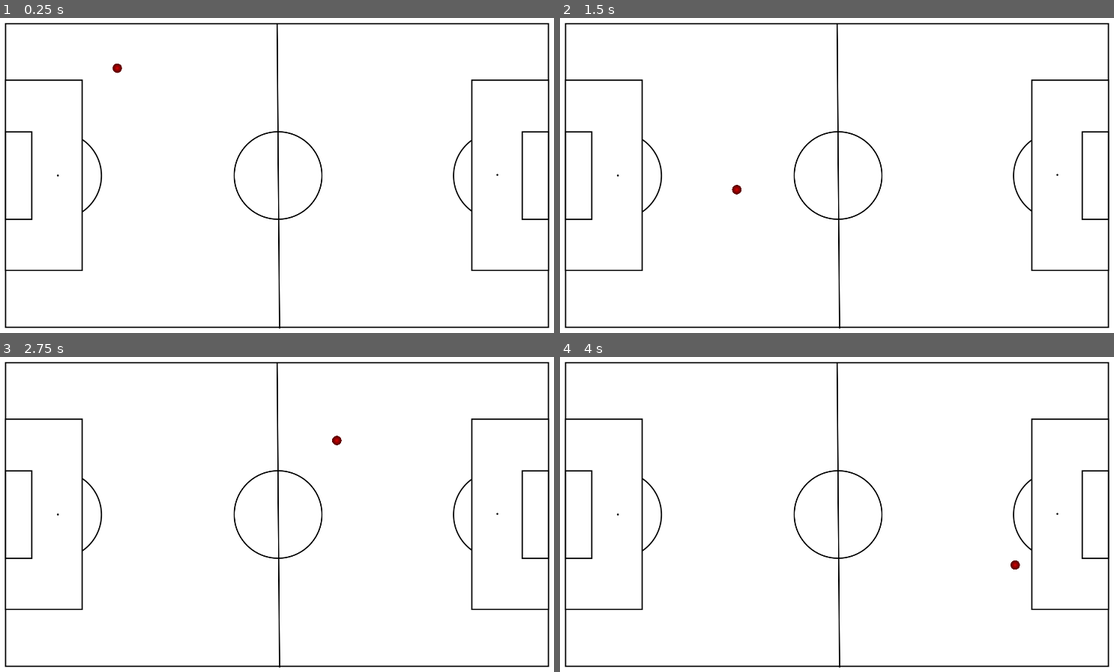
Above: before the commit, frames 1-4 (two rows, left to right).
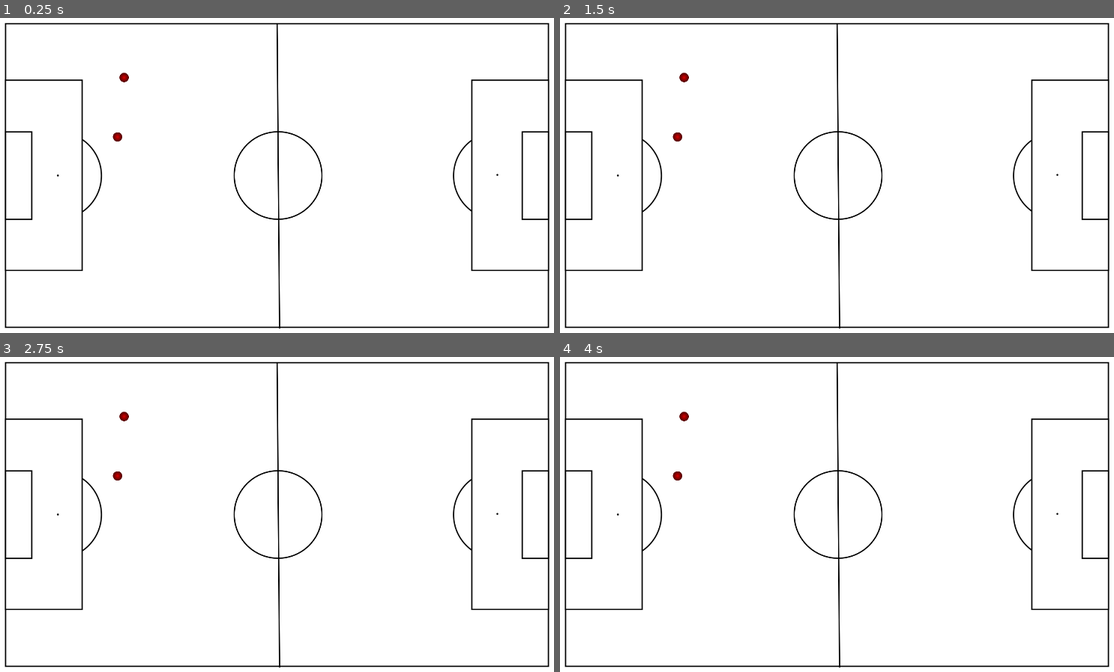
Above: after the commit, the same moments.

Repository: cdoss3/fc-board
Game: Godot game, scene res://scenes/main.tscn
Same seed, same stepped clock (60 frames per second), same inputs: the game is played once before the commit and once after it.
Inputs (mouse positions are in pixels of both pictures, inside the frame that each line leads up to):
- Up to frame 1 (0.25 s): no input
- Up to frame 2 (1.5 s): tap Enter at 0.5 s; move the mouse to (969, 159) at 0.52 s; press the mouse at (969, 159) at 0.53 s; move the mouse to (715, 191) at 1.27 s; release the mouse at (715, 191) at 1.28 s; click (715, 191) at 1.35 s
- Up to frame 3 (2.75 s): tap Space at 2 s; move the mouse to (337, 442) at 2.02 s; press the mouse at (337, 442) at 2.03 s
- Up to frame 4 (4 s): tap Enter at 2.75 s; move the mouse to (809, 580) at 2.77 s; release the mouse at (809, 580) at 2.78 s; click (809, 580) at 2.85 s; move the mouse to (1014, 564) at 3.52 s; press the mouse at (1014, 564) at 3.53 s

The runs differ from the first frame. In frame 1, 0.1% of the frame differs, in the area x 20-24%, y 14-40%; in frame 2, 0.1%; in frame 3, 0.1%; in frame 4, 0.1%.

Commit message:
added selection toggle to disks. added movement capabilities for selected disks

Diff:
--- a/project.godot
+++ b/project.godot
@@ -21,3 +21,16 @@
 window/size/viewport_height=1080
 window/size/mode=3
 window/size/borderless=true
+
+[input]
+
+left_click={
+"deadzone": 0.5,
+"events": [Object(InputEventMouseButton,"resource_local_to_scene":false,"resource_name":"","device":-1,"window_id":0,"alt_pressed":false,"shift_pressed":false,"ctrl_pressed":false,"meta_pressed":false,"button_mask":1,"position":Vector2(222, 11),"global_position":Vector2(231, 57),"factor":1.0,"button_index":1,"canceled":false,"pressed":true,"double_click":false,"script":null)
+]
+}
+
+[rendering]
+
+renderer/rendering_method="gl_compatibility"
+renderer/rendering_method.mobile="gl_compatibility"
--- /dev/null
+++ b/scenes/RedDiskv2.tscn
@@ -0,0 +1,17 @@
+[gd_scene load_steps=4 format=3 uid="uid://jy2ksiptdm5o"]
+
+[ext_resource type="Script" path="res://scripts/disk.gd" id="1_foq8g"]
+[ext_resource type="Texture2D" uid="uid://de2uajha5jdah" path="res://graphics/red_dot.png" id="2_5mh7p"]
+
+[sub_resource type="CircleShape2D" id="CircleShape2D_httaq"]
+radius = 108.19
+
+[node name="RedDiskv2" type="Area2D"]
+scale = Vector2(0.15, 0.15)
+script = ExtResource("1_foq8g")
+
+[node name="Sprite2D" type="Sprite2D" parent="."]
+texture = ExtResource("2_5mh7p")
+
+[node name="CollisionShape2D" type="CollisionShape2D" parent="."]
+shape = SubResource("CircleShape2D_httaq")
--- a/scenes/main.tscn
+++ b/scenes/main.tscn
@@ -1,13 +1,14 @@
-[gd_scene load_steps=4 format=3 uid="uid://c2wkxkmr7rai1"]
+[gd_scene load_steps=3 format=3 uid="uid://c2wkxkmr7rai1"]
 
 [ext_resource type="PackedScene" uid="uid://dm1dp5s33sp4e" path="res://background.tscn" id="1_h8v37"]
-[ext_resource type="PackedScene" uid="uid://dgw6ybbyqj83r" path="res://scenes/red_disk.tscn" id="2_xusar"]
-[ext_resource type="Script" path="res://scenes/red_disk.gd" id="3_5j2en"]
+[ext_resource type="PackedScene" uid="uid://jy2ksiptdm5o" path="res://scenes/RedDiskv2.tscn" id="4_rcdmk"]
 
 [node name="Main" type="Node"]
 
 [node name="Background" parent="." instance=ExtResource("1_h8v37")]
 
-[node name="RedDisk" parent="." instance=ExtResource("2_xusar")]
-position = Vector2(448, 195)
-script = ExtResource("3_5j2en")
+[node name="RedDisk1" parent="." instance=ExtResource("4_rcdmk")]
+position = Vector2(449, 416)
+
+[node name="RedDisk2" parent="." instance=ExtResource("4_rcdmk")]
+position = Vector2(470, 225)
--- /dev/null
+++ b/scripts/disk.gd
@@ -0,0 +1,42 @@
+extends Area2D
+
+var speed: int = 10
+var destination: Vector2 = position
+var selected: bool = false
+var color: String = "RED"
+
+func get_distance(a: Vector2, b: Vector2):
+	return sqrt((a.x - b.x)**2 + (a.y - b.y)**2)
+
+# Toggle "selected" status
+func toggle_selected():
+	if selected == false:
+		selected = true
+	else:
+		selected = false
+
+# Called when the node enters the scene tree for the first time.
+func _ready() -> void:
+	destination = position
+	pass # Replace with function body.
+
+
+func _input_event(_viewport, event, _shape_idx):
+	if event.is_action_pressed("left_click"):
+		print("clicked!")
+		toggle_selected()
+		print(selected)
+	#pass
+
+
+# Called every frame. 'delta' is the elapsed time since the previous frame.
+func _process(delta: float) -> void:
+	if selected and Input.is_mouse_button_pressed(MOUSE_BUTTON_LEFT):
+		destination = get_global_mouse_position()
+	if get_distance(position, destination) > 5:
+		var path: Vector2
+		path.x = destination.x - position.x
+		path.y = destination.y - position.y
+
+		position.x += path.x * speed * delta
+		position.y += path.y * speed * delta
--- a/scenes/red_disk.gd
+++ b/scripts/red_disk.gd
@@ -1,7 +1,8 @@
 extends CharacterBody2D
 
-var speed = 10
-var destination = position
+var speed: int = 10
+var destination: Vector2 = position
+var selected: bool = false
 
 # Called when the node enters the scene tree for the first time.
 func _ready() -> void:
